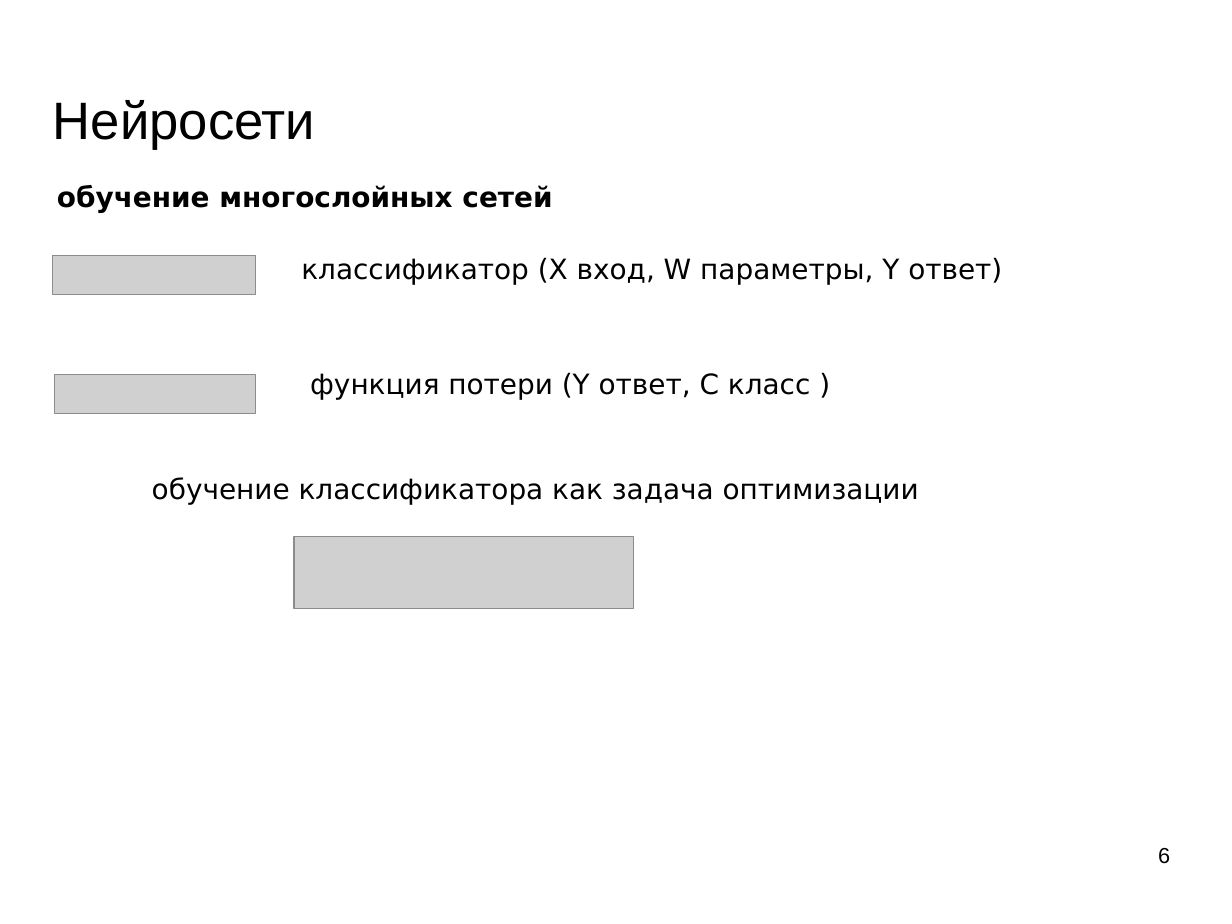
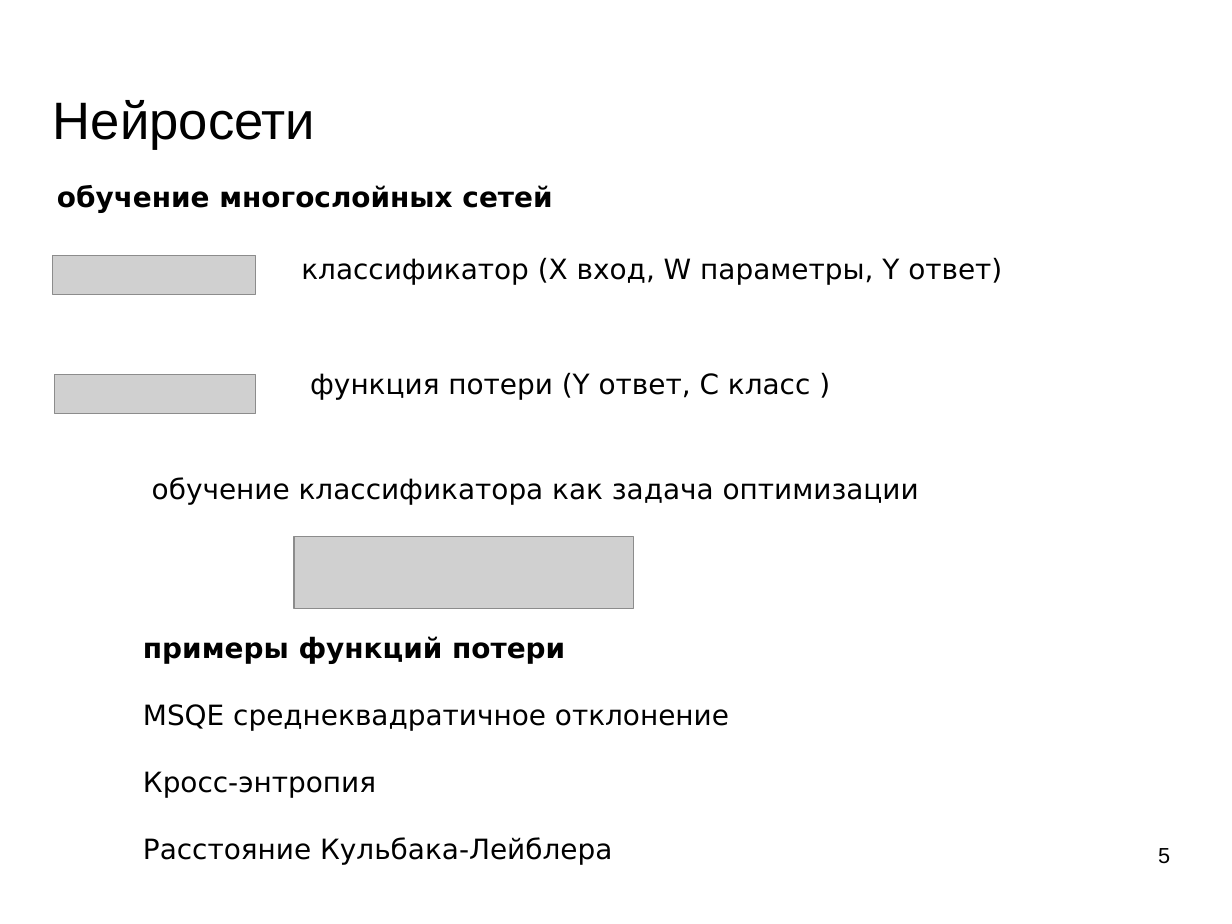
Before and after one commit to mechanoid5/ml_lectorium_legacy, a slide deck: slide 5 of 18-recurrent-ann.odp (slide 6 before the commit). Drawn at 1232x924 pixels with LibreOffice and Linux fonts; fonts in the diff are those of the drawing; grey boxes stand for pictures; background and template pictures are left out. Boxes give left, top, right and bottom in pixels: in the first picture for what was removed or moved away, otherwise in the second. Text is boxed around its words. In the diff, an @@ line names an element or a change of style, - is before the commit and + after.

```diff
--- a/18-recurrent-ann.odp
+++ b/18-recurrent-ann.odp
@@ text added at (143,636,729,864), 18 pt, text #000000 @@
+примеры функций потери
+MSQE среднеквадратичное отклонение
+Кросс-энтропия
+Расстояние Кульбака-Лейблера
@@ page number at (1158,848,1170,864): text changed @@
-6
+5
```
Also in this commit, not shown: 2 other slides changed, 7 slides added, 3 slides removed.
